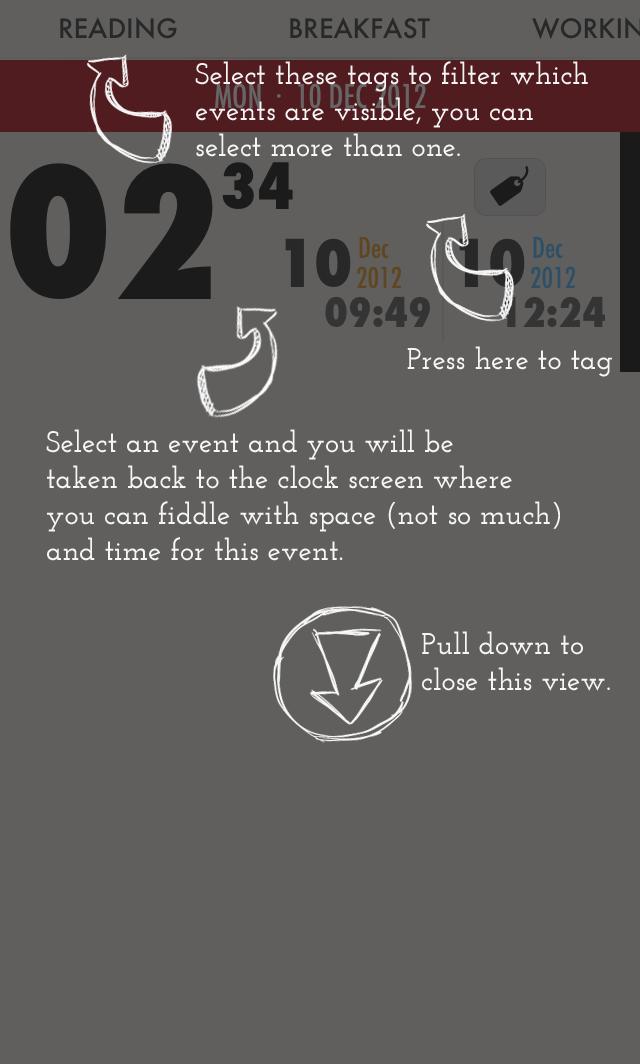
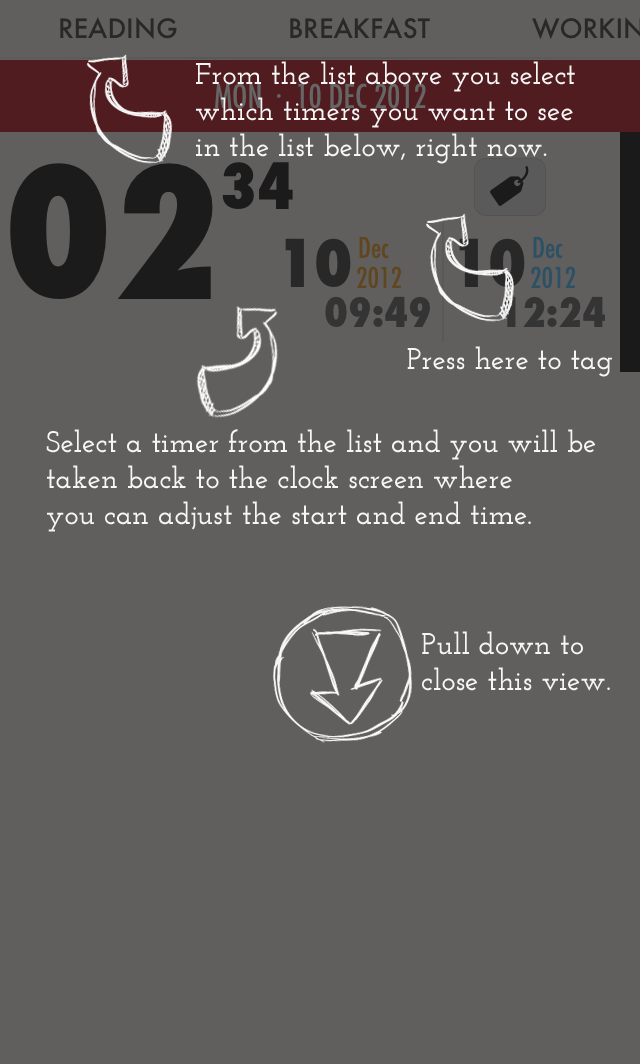
Before/after of a 640 x 1064 layered artwork. What changed in the layer stack:
renamed "Select an event and you will be taken back to the clock screen" to "Select a timer from the list and you will be taken back to the", painted on it over [47, 429, 596, 561]
renamed "Select these tags to filter which events are visible, you can s" to "From the list above you select which timers you want to see in", painted on it over [195, 61, 588, 164]
